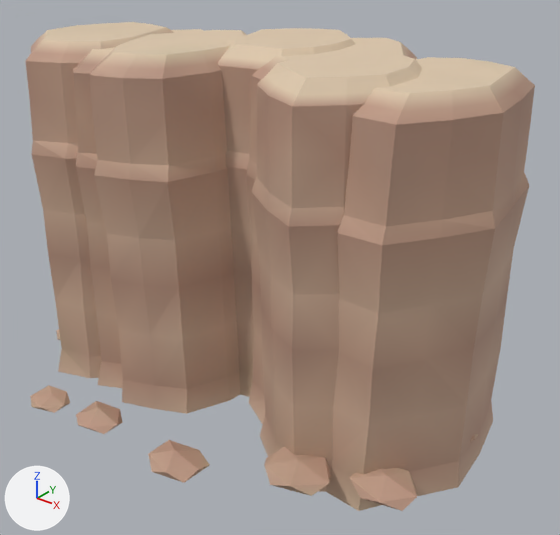
The glTF model game/assets/nature/biome/mesa_sandstone.glb: old version first, new version second.
One viewpoint serves both versions: a 50 mm lens placed at (12.18, -14.39, 11.94), pointed at (0.7, -0.04, 3.05). Lighting does not change. The marker at lower left points along +X, +Y and +Z. The older version comes first. Vertices at exactly the same position are counted once.

Names of what the first picture shows: 'mesa_sandstone'.
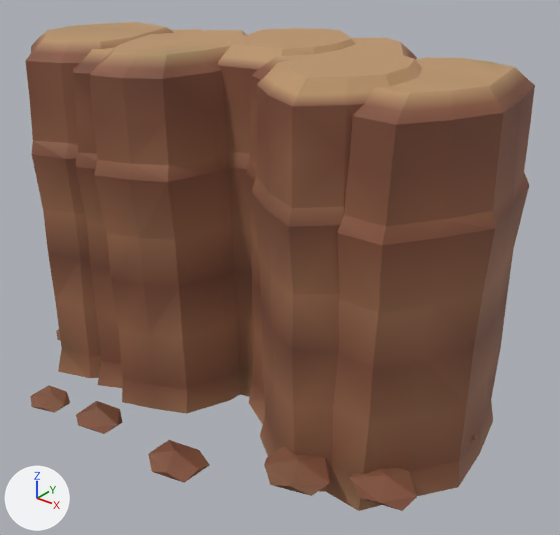
Where the change shows, as pixel boxes (x1, y1, x2, y2) in the pictures (560 x 535 px):
part 1 of me_mesa_sandstone, recoloured (beige to brown)
    both: (26, 22, 535, 511)

The edits, one by one:
me_mesa_sandstone has 1106 vertices, 2057 faces and spans x -6.67..6.46, y -5.67..5.43, z -0.7..8.75.
me_mesa_sandstone is used by ob_mesa_sandstone; location (0.1, 0.12, 0.0).
me_mesa_sandstone part 1: 2057 faces centred in x -6.61..6.39, y -5.6..5.35, z -0.47..8.75 are repainted in the vertex colours; the middle colour goes from beige #c19e87 to brown #88573e.
